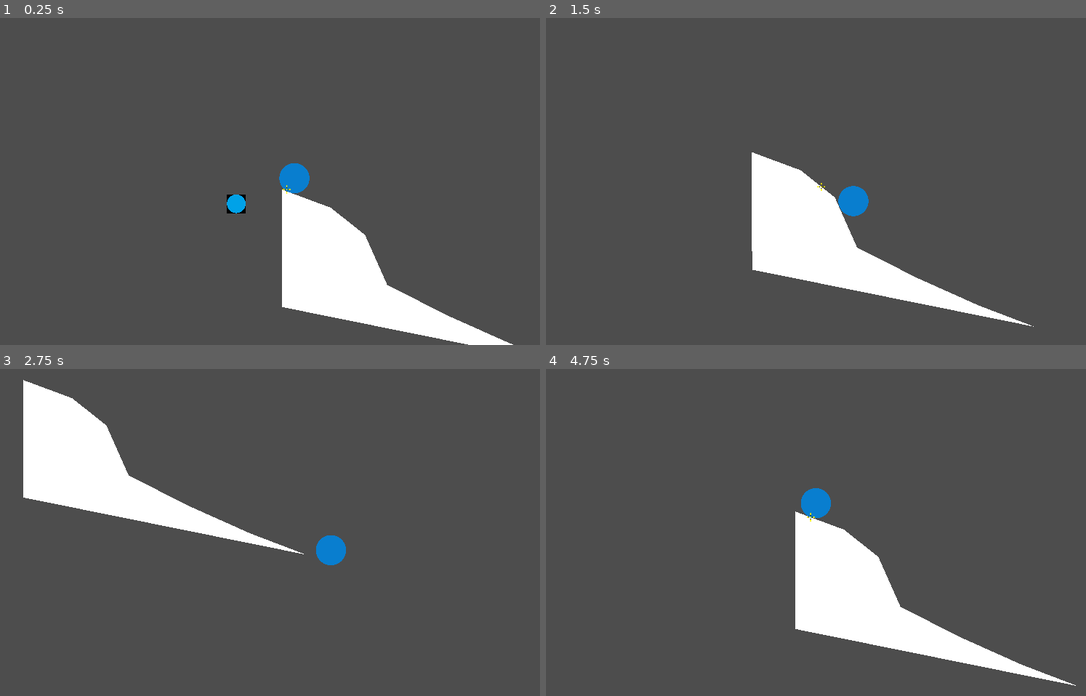
Above: before the commit, frames 1-4 (two rows, left to right).
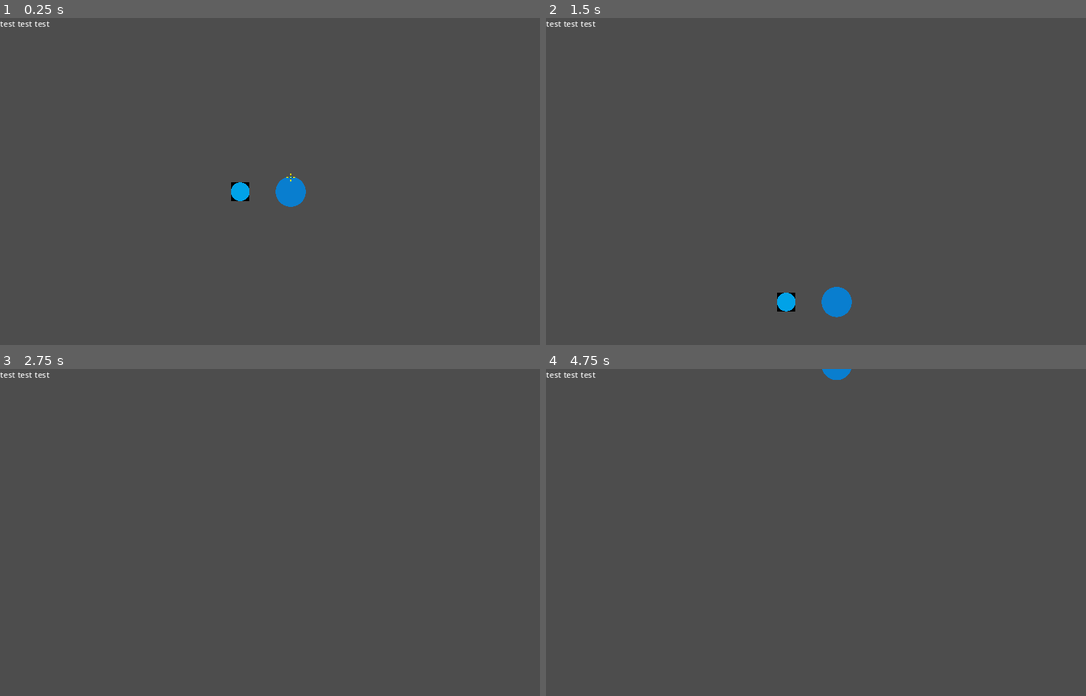
Above: after the commit, the same moments.

Repository: AV306/untitled-sphere-game
Game: Godot game, scene res://Scenes/DemoScene.tscn
Two runs of this game, one before a commit and one after it. Both use one fixed random seed, a clock stepped at 60 frames per second and the inputs below. This scene is started directly instead of the project's main scene.
Inputs (mouse positions are in pixels of both pictures, inside the frame that each line leads up to):
- Up to frame 1 (0.25 s): no input
- Up to frame 2 (1.5 s): move the mouse to (967, 165) at 0.52 s; press the mouse at (967, 165) at 0.53 s; move the mouse to (718, 197) at 1.27 s; release the mouse at (718, 197) at 1.28 s; click (718, 197) at 1.35 s
- Up to frame 3 (2.75 s): move the mouse to (351, 460) at 2.02 s; press the mouse at (351, 460) at 2.03 s
- Up to frame 4 (4.75 s): move the mouse to (805, 597) at 2.77 s; release the mouse at (805, 597) at 2.78 s; click (805, 597) at 2.85 s; move the mouse to (1010, 581) at 3.52 s; press the mouse at (1010, 581) at 3.53 s; tap Escape at 4.15 s; move the mouse to (664, 483) at 4.27 s; release the mouse at (664, 483) at 4.28 s; click (664, 483) at 4.35 s

The runs differ from the first frame. In frame 1, 8.3% of the frame differs, in the area x 0-96%, y 0-100%; in frame 2, 8.9%, in the area x 0-91%, y 0-95%; in frame 3, 8.3%; in frame 4, 8.4%.

Commit message:
save some dangling changes

Diff:
--- /dev/null
+++ b/Camera/PlayerTrackingCamera.tscn
@@ -0,0 +1,6 @@
+[gd_scene load_steps=2 format=3 uid="uid://er3e04jnccbh"]
+
+[ext_resource type="Script" path="res://Camera/Scripts/player_tracking_camera.gd" id="1_h5y4q"]
+
+[node name="Camera2D" type="Camera2D"]
+script = ExtResource("1_h5y4q")
--- a/Player/Scripts/player.gd
+++ b/Player/Scripts/player.gd
@@ -58,12 +58,12 @@
 	if Input.is_action_pressed( "grapple" ):
 		if grappleTargetValid:
 			var force = (self.grappleTarget - self.global_position).normalized() * grappleStrength;
-			%StatusText.text = str( force );
+			#%StatusText.text = str( force );
 			self.apply_central_force( force );
 			%GrapplePath.points[0] = self.global_position;
 	else:
 		%GrapplePath.hide();
-		%StatusText.text = "";
+		#%StatusText.text = "";
 
 
 # Additional stuff to handle every physics tick
@@ -78,5 +78,5 @@
 # Request a respawn of the player
 func respawn():
 	#print( "Requested player respawn" );
-	%StatusText.text = "Player respawning...";
+	#%StatusText.text = "Player respawning...";
 	self.shouldRespawn = true;
--- a/Scenes/MainScene.tcsn.tscn
+++ b/Scenes/MainScene.tcsn.tscn
@@ -16,6 +16,7 @@
 [node name="CanvasLayer" type="CanvasLayer" parent="."]
 
 [node name="IntroBackground" type="TextureRect" parent="CanvasLayer"]
+visible = false
 offset_right = 1152.0
 offset_bottom = 648.0
 texture = ExtResource("2_imhww")
--- /dev/null
+++ b/Scenes/ProcGenScene.tscn
@@ -0,0 +1,42 @@
+[gd_scene load_steps=6 format=3 uid="uid://b7cufeasfkx1n"]
+
+[ext_resource type="Script" path="res://WorldFloor/Scripts/world_floor.gd" id="1_a7vku"]
+[ext_resource type="Texture2D" uid="uid://cvljveg6kgqhf" path="res://Player/Textures/target.png" id="2_gco0f"]
+[ext_resource type="PackedScene" uid="uid://br6r4hwvsxwtj" path="res://Player/player.tscn" id="3_h1gsu"]
+[ext_resource type="PackedScene" uid="uid://er3e04jnccbh" path="res://Camera/PlayerTrackingCamera.tscn" id="4_jt35k"]
+
+[sub_resource type="WorldBoundaryShape2D" id="WorldBoundaryShape2D_n66pt"]
+
+[node name="SceneRoot" type="Node2D"]
+
+[node name="WorldFloor" type="Area2D" parent="."]
+position = Vector2(0, 1000)
+script = ExtResource("1_a7vku")
+
+[node name="CollisionShape2D" type="CollisionShape2D" parent="WorldFloor"]
+shape = SubResource("WorldBoundaryShape2D_n66pt")
+
+[node name="Polygon2D" type="Polygon2D" parent="WorldFloor"]
+color = Color(1, 0, 0, 1)
+polygon = PackedVector2Array(-400, 0, 400, 0, 400, 10, -400, 10)
+
+[node name="PlayerRespawnAnchor" type="Marker2D" parent="."]
+unique_name_in_owner = true
+position = Vector2(0, -100)
+
+[node name="GrapplePath" type="Line2D" parent="."]
+unique_name_in_owner = true
+points = PackedVector2Array(0, 0, 0, 0)
+width = 4.0
+default_color = Color(1, 0, 0, 1)
+
+[node name="GrappleTarget" type="Sprite2D" parent="."]
+unique_name_in_owner = true
+texture = ExtResource("2_gco0f")
+
+[node name="Player" parent="." instance=ExtResource("3_h1gsu")]
+unique_name_in_owner = true
+
+[node name="Camera2D" parent="." instance=ExtResource("4_jt35k")]
+
+[connection signal="body_entered" from="WorldFloor" to="WorldFloor" method="_on_body_entered"]
--- a/StaticObject/StaticObject.tscn
+++ b/StaticObject/StaticObject.tscn
@@ -8,6 +8,5 @@
 polygon = PackedVector2Array(0, 0, 97, 36, 165, 90, 209, 189, 327, 249, 450, 304, 560, 346, 1, 233)
 
 [node name="Polygon2D" type="Polygon2D" parent="."]
-polygon = PackedVector2Array(0, 0, 97, 36, 165, 90, 209, 189, 327, 249, 450, 304, 560, 346, 1, 233)
 
 [node name="CollisionPolygon2D" type="CollisionPolygon2D" parent="."]
--- a/WorldFloor/Scripts/world_floor.gd
+++ b/WorldFloor/Scripts/world_floor.gd
@@ -19,4 +19,4 @@
 													# Ok, apparently there exists this feature called "access as unique name",
 													# but somehow I can't apply it to the root node. :(
 	elif body.is_in_group( "Player" ):
-		$"/root/SceneRoot/Player".respawn();
+		%Player.respawn();
